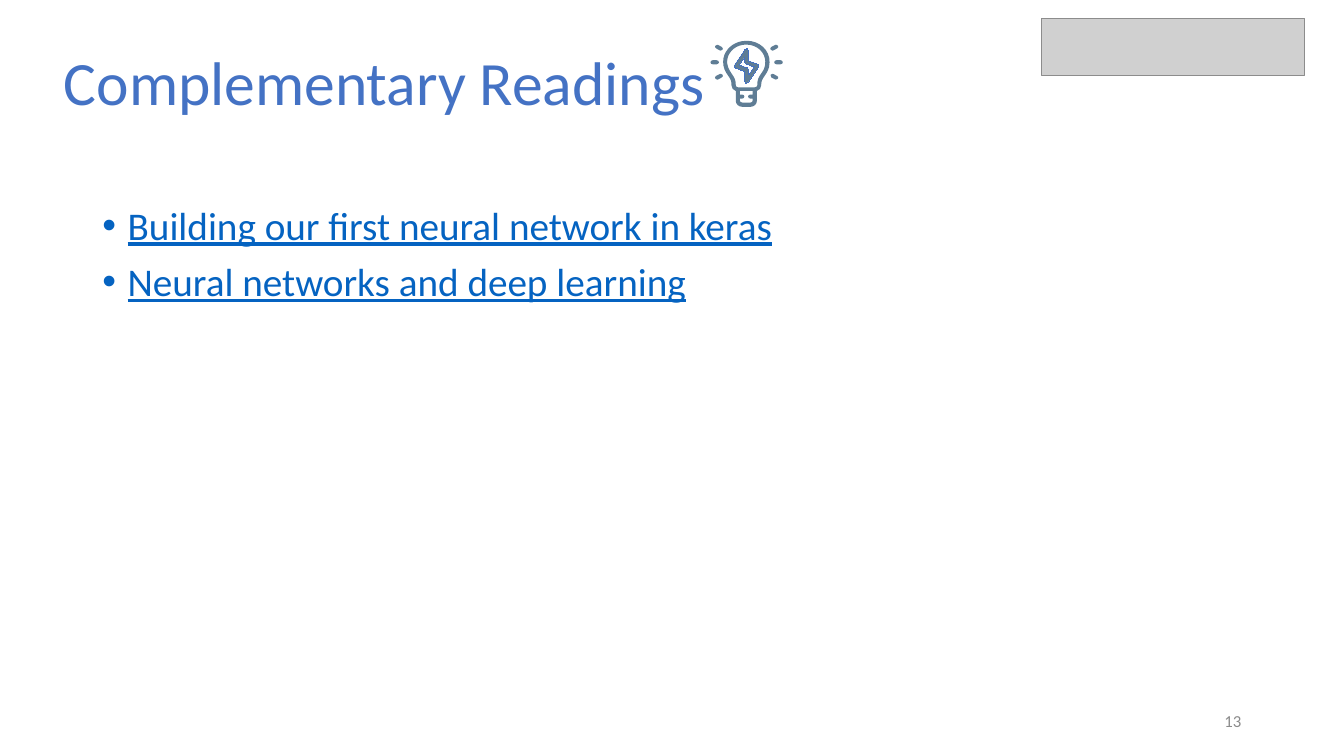
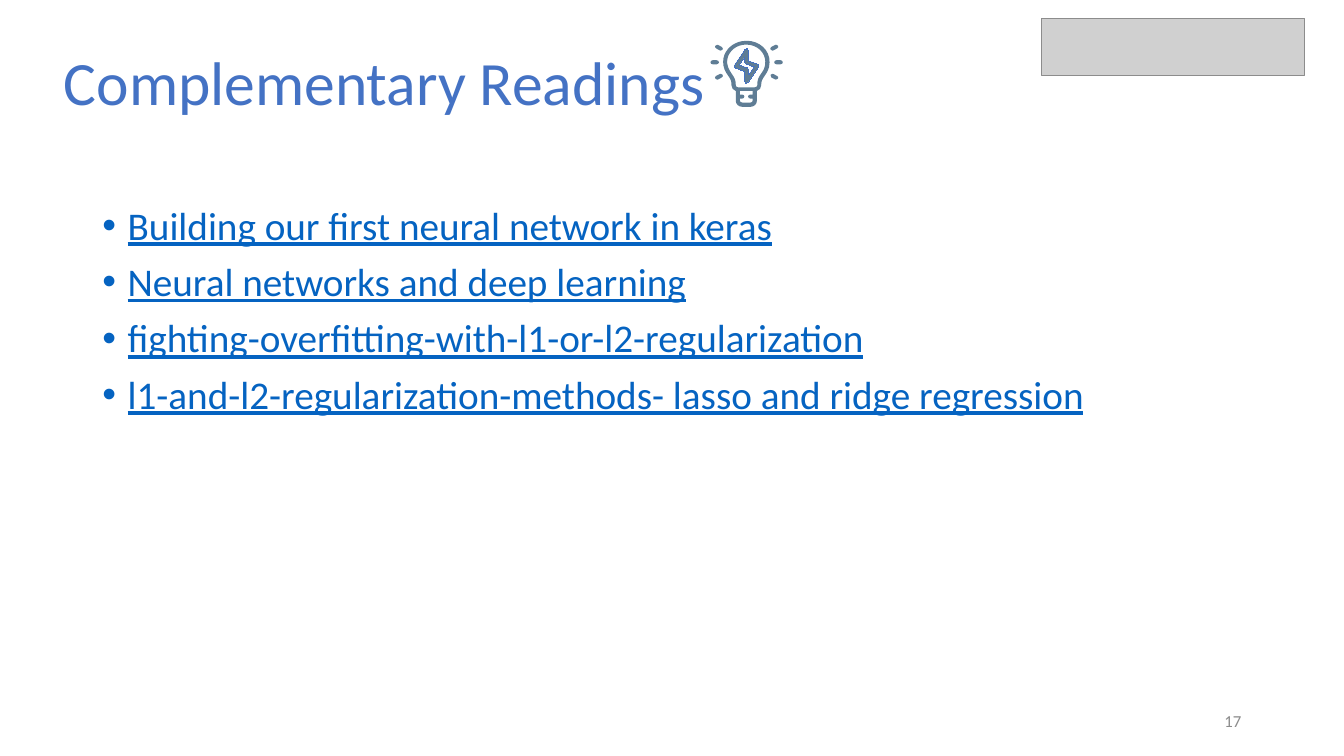
Before and after one commit to aserena7/Artificial-Neural-Networks---Parthenope-Univeristy-, a slide deck: slide 17 of ANN_Parthenope_19052023.pptx (slide 13 before the commit). Drawn at 1344x756 pixels with LibreOffice and Linux fonts; fonts in the diff are those of the drawing; grey boxes stand for pictures. Boxes give left, top, right and bottom in pixels: in the first picture for what was removed or moved away, otherwise in the second. Text is boxed around its words. In the diff, an @@ line names an element or a change of style, - is before the commit and + after.

```diff
--- a/ANN_Parthenope_19052023.pptx
+++ b/ANN_Parthenope_19052023.pptx
@@ text at bbox=[128, 324, 1083, 416]: paragraphs added @@
+• fighting-overfitting-with-l1-or-l2-regularization
+• l1-and-l2-regularization-methods- lasso and ridge regression
@@ page number at bbox=[1224, 716, 1241, 727]: text changed @@
-13
+17
```
Also in this commit, not shown: 6 other slides changed, 5 slides added, 1 slide removed.
